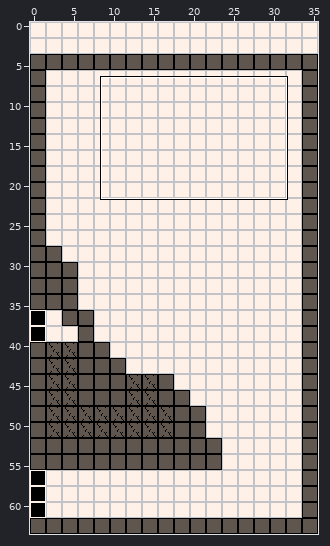
Level history. Tiled map: mbh-platformer/mbh-platformer/Content/raw/map_ss_tower_03.tmx. The first picture is a wide view before the edit; the outline marks the close-up.
Close-up. Before the commit:
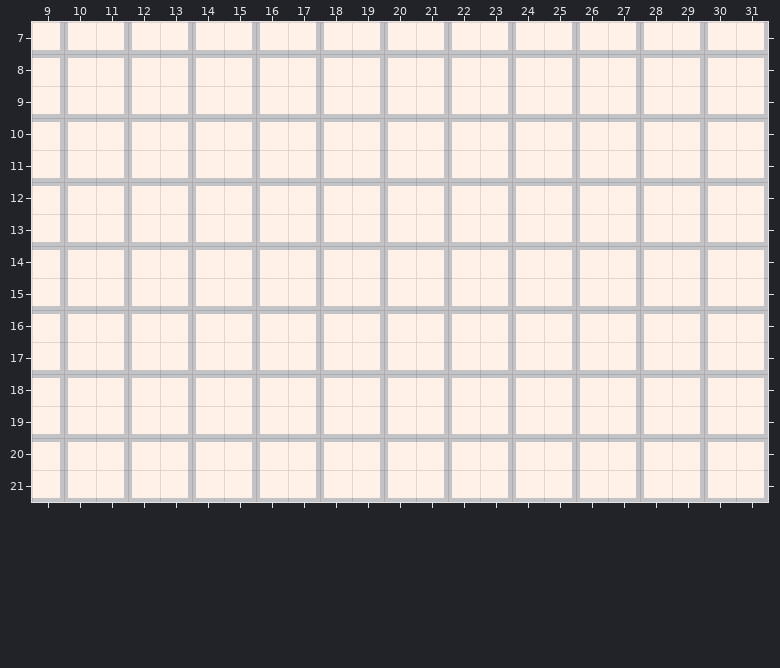
Cells are 8x8 px. Shown: x 9..31, y 7..21.
And afterwards:
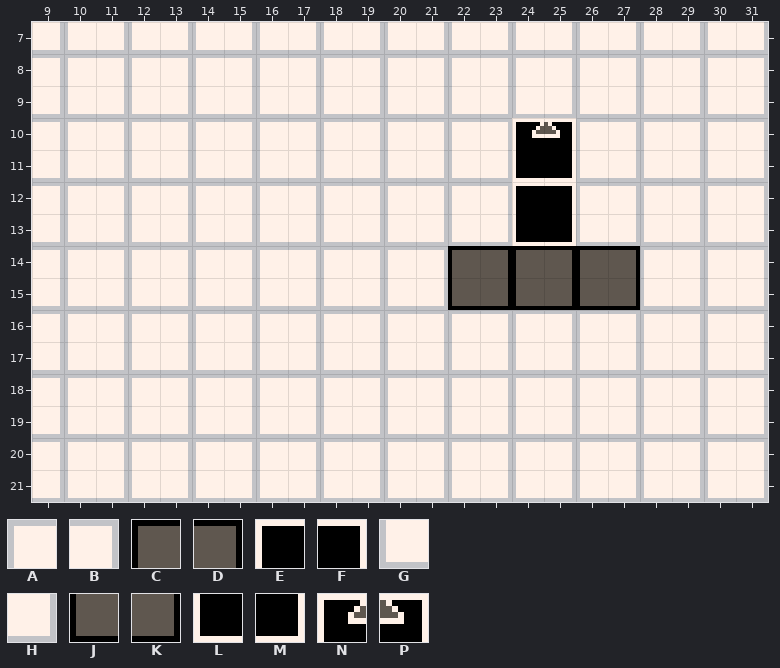
Key: from "platformer_sheet_1": A 2, B 3, C 6, D 7, E 8, F 9, G 18, H 19, J 22, K 23, L 24, M 25, N 38, P 39.
_ is an empty cell, . an unchanged one.
Difference:
--- layer "Tile Layer 1"
@@ x 22..27 @@
-10 ..AB..
-11 ..GH..
-12 ..AB..
-13 ..GH..
-14 ABABAB
-15 GHGHGH
+10 ..NP..
+11 ..LM..
+12 ..EF..
+13 ..LM..
+14 CDCDCD
+15 JKJKJK
Boxes around the changes in both close-ups, in picture pixels (x1, y1, x2, y2):
changed: (448, 118, 640, 310)
